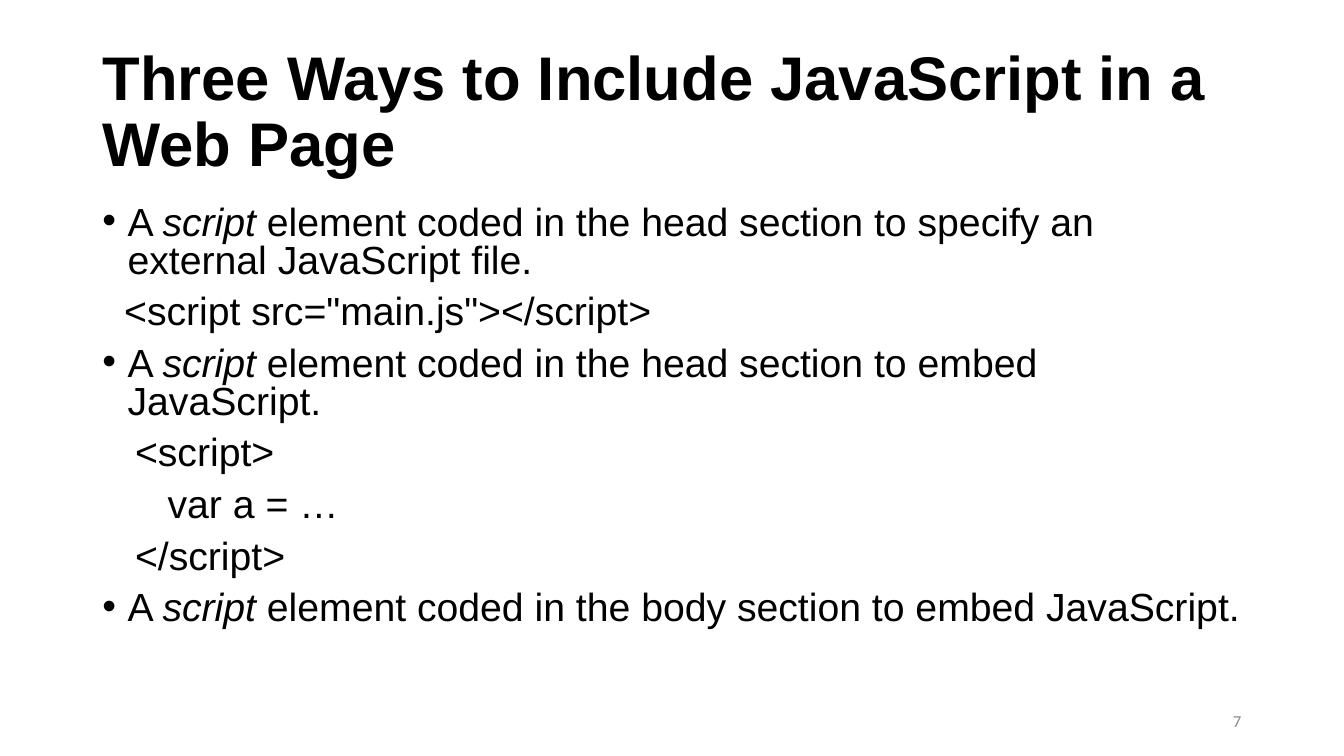
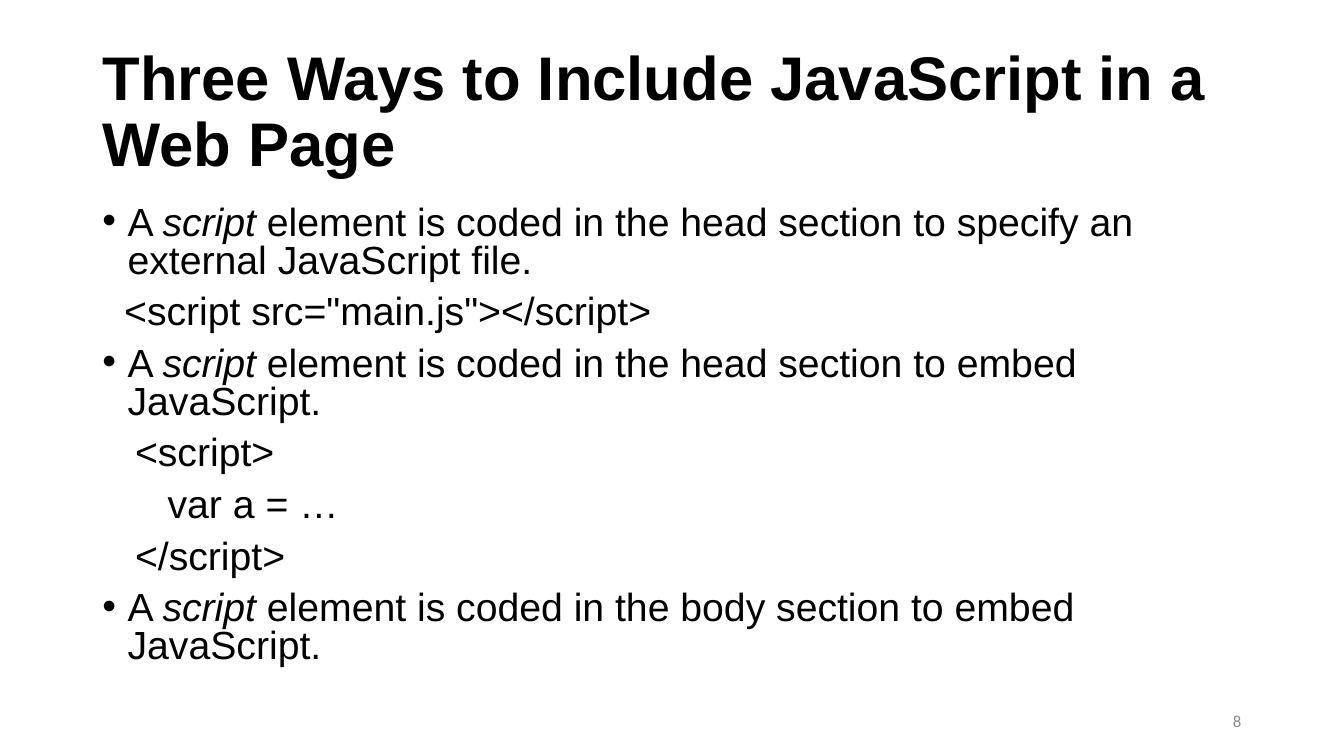
Before and after one commit to postmda/S2019-MDA610, a slide deck: slide 8 of Chapter 3/chapter3.pptx (slide 7 before the commit). Drawn at 1344x756 pixels with LibreOffice and Linux fonts; fonts in the diff are those of the drawing; background and template pictures are left out. Boxes give left, top, right and bottom in pixels: in the first picture for what was removed or moved away, otherwise in the second. Text is boxed around its words. In the diff, an @@ line names an element or a change of style, - is before the commit and + after.

```diff
--- a/Chapter 3/chapter3.pptx
+++ b/Chapter 3/chapter3.pptx
@@ text at (128, 207, 1134, 282): text changed @@
-• A script element coded in the head section to specify an external JavaScript file.
+• A script element is coded in the head section to specify an external JavaScript file.
@@ text at (128, 348, 1077, 423): text changed @@
-• A script element coded in the head section to embed JavaScript.
+• A script element is coded in the head section to embed JavaScript.
@@ text at (128, 592, 1075, 667): text changed @@
-• A script element coded in the body section to embed JavaScript.
+• A script element is coded in the body section to embed JavaScript.
@@ page number at (1233, 715, 1241, 727): text changed @@
-7
+8
```
Also in this commit, not shown: 2 other slides changed, 1 slide added, 5 other files.
